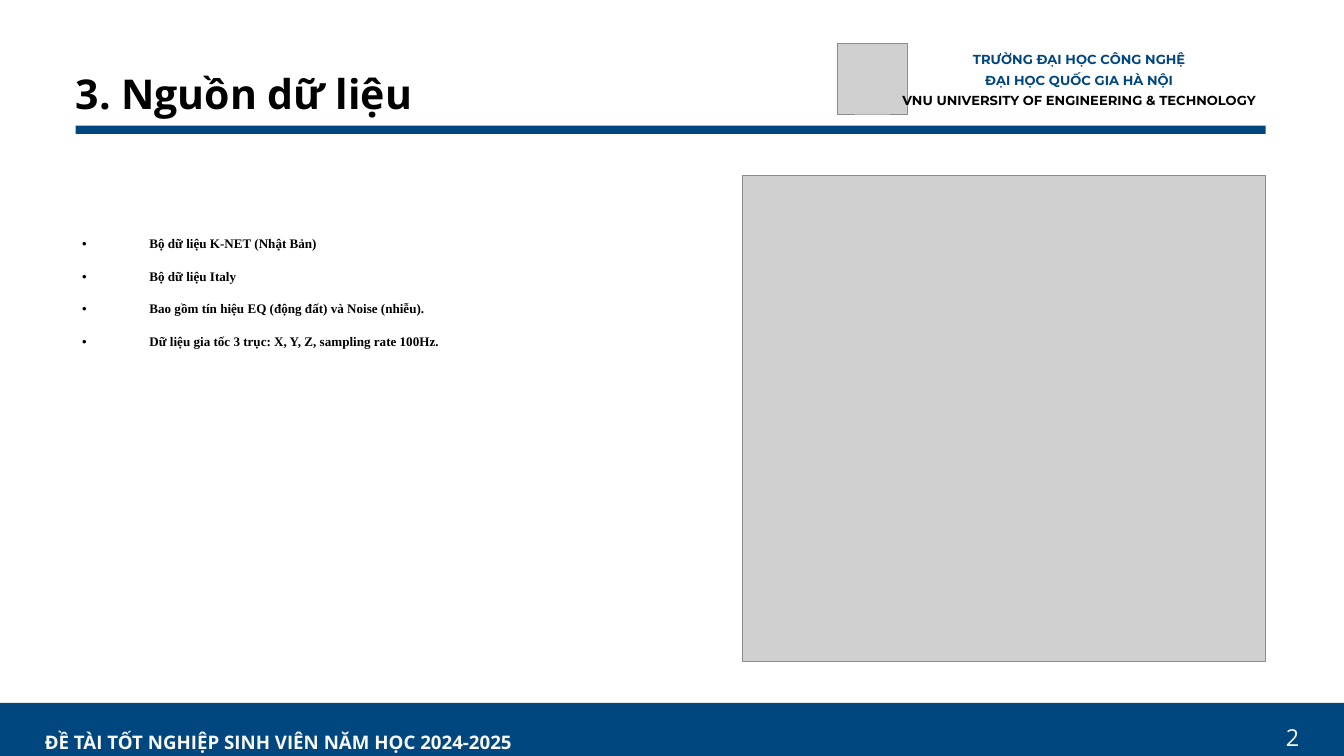
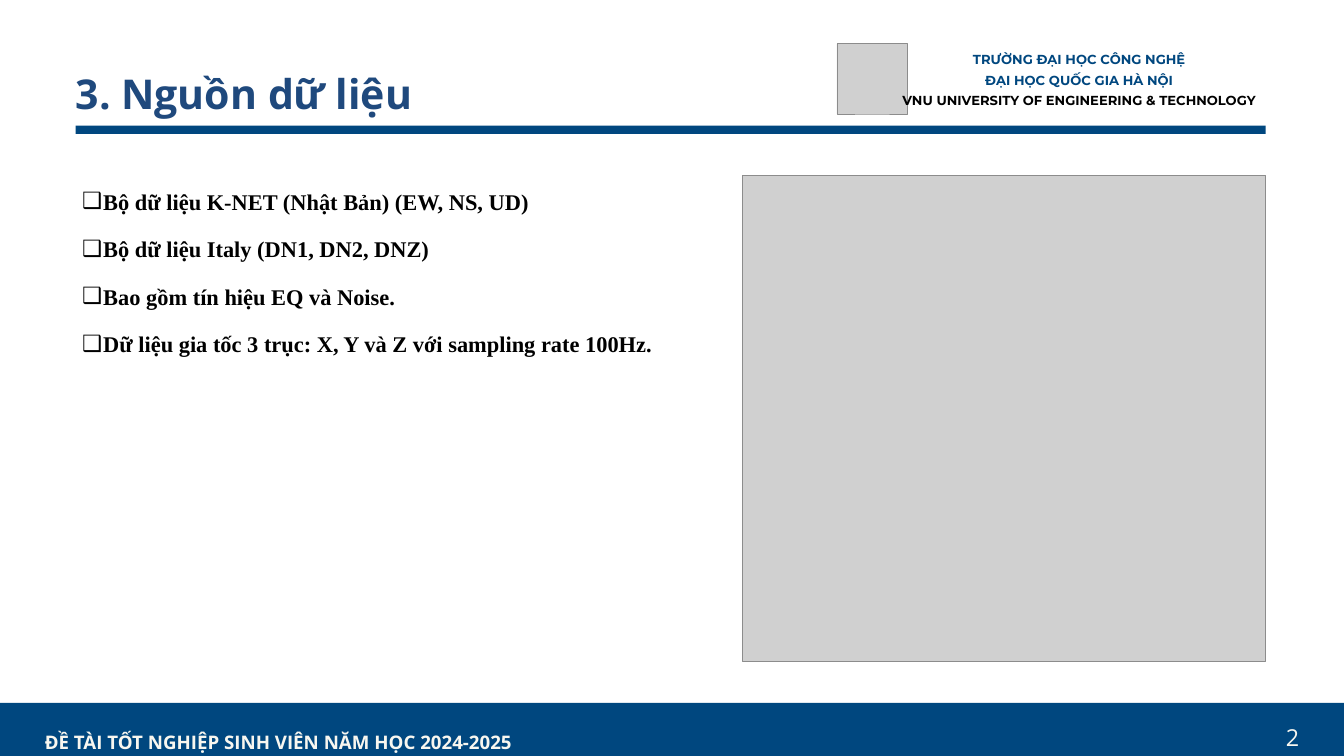
Before and after one commit to nnthai167/KLTN, a slide deck: slide 12 of PPT_KHOA LUẬN.pptx (slide 13 before the commit). Drawn at 1344x756 pixels with LibreOffice and Linux fonts; fonts in the diff are those of the drawing; grey boxes stand for pictures. Boxes give left, top, right and bottom in pixels: in the first picture for what was removed or moved away, otherwise in the second. Text is boxed around its words. In the diff, an @@ line names an element or a change of style, - is before the commit and + after.

```diff
--- a/PPT_KHOA LUẬN.pptx
+++ b/PPT_KHOA LUẬN.pptx
@@ text "3. Nguồn dữ liệu" at bbox=[76, 75, 412, 119]: text colour #000000 to #1F497D @@
@@ text at bbox=[103, 194, 652, 357]: text changed; size 14 to 24 pt @@
-• Bộ dữ liệu K-NET (Nhật Bản)
-• Bộ dữ liệu Italy
-• Bao gồm tín hiệu EQ (động đất) và Noise (nhiễu).
-• Dữ liệu gia tốc 3 trục: X, Y, Z, sampling rate 100Hz.
+❑ Bộ dữ liệu K-NET (Nhật Bản) (EW, NS, UD)
+❑ Bộ dữ liệu Italy (DN1, DN2, DNZ)
+❑ Bao gồm tín hiệu EQ và Noise.
+❑ Dữ liệu gia tốc 3 trục: X, Y và Z với sampling rate 100Hz.
```
Also in this commit, not shown: 12 other slides changed, 1 slide removed, 13 other files.
